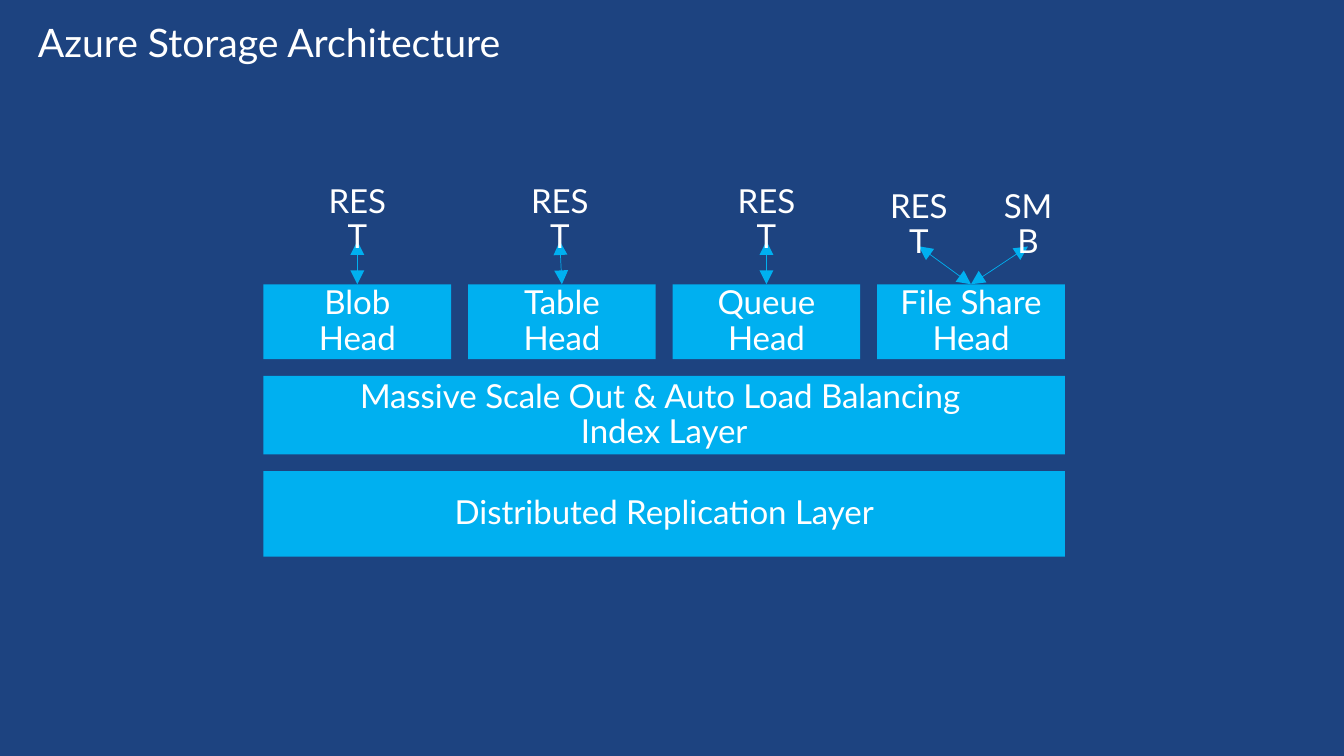
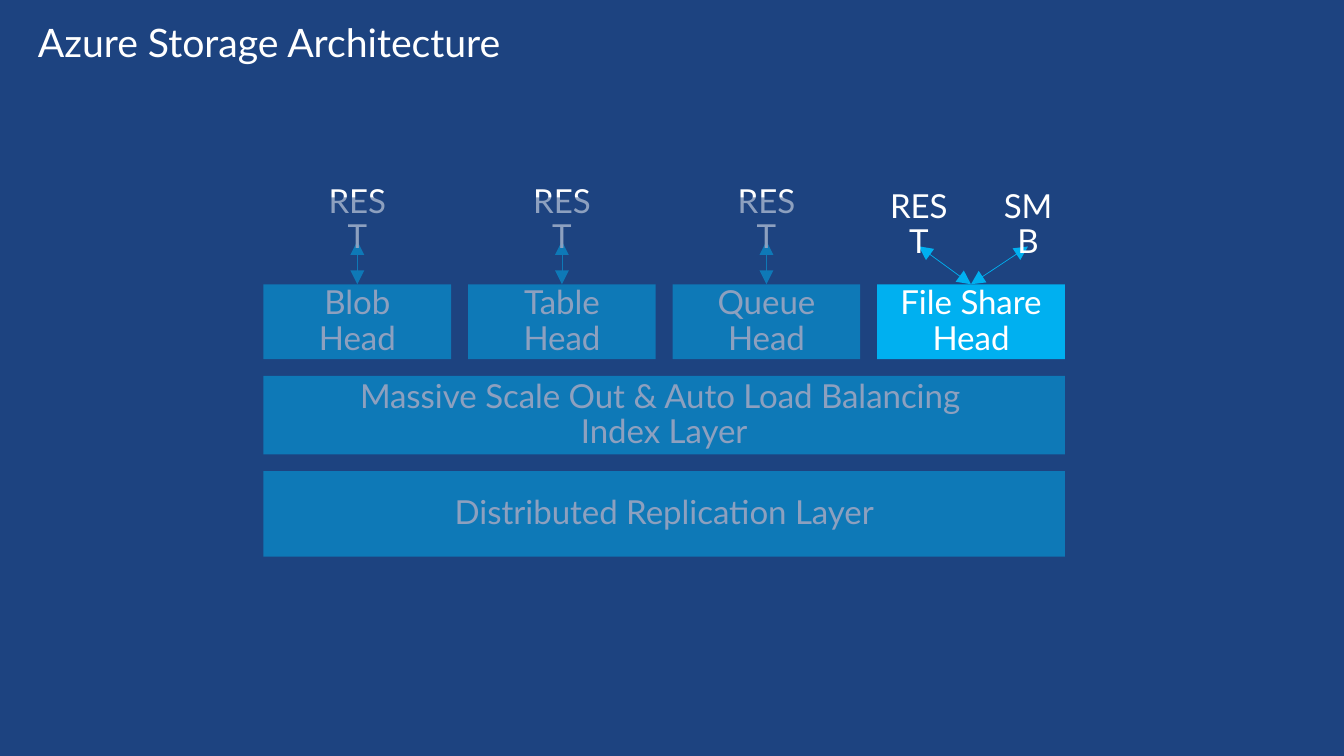
Before and after one commit to sack212/BasicAzureCamp, a slide deck: slide 3 of Data-Storage/Data-Storage.pptx. Drawn at 1344x756 pixels with LibreOffice and Linux fonts; fonts in the diff are those of the drawing. Boxes give left, top, right and bottom in pixels: in the first picture for what was removed or moved away, otherwise in the second. Text is boxed around its words. In the diff, an @@ line names an element or a change of style, - is before the commit and + after.

Commit message:
Updated Data Storage presentation

```diff
--- a/Data-Storage/Data-Storage.pptx
+++ b/Data-Storage/Data-Storage.pptx
@@ rectangle added at (238, 198, 868, 365), fill #1D4380 at 50% opacity @@
@@ rectangle added at (246, 365, 1083, 463), fill #1D4380 at 50% opacity @@
@@ rectangle added at (254, 463, 1091, 561), fill #1D4380 at 50% opacity @@
```
Also in this commit, not shown: 13 other slides changed, 7 slides added, 1 slide removed.
